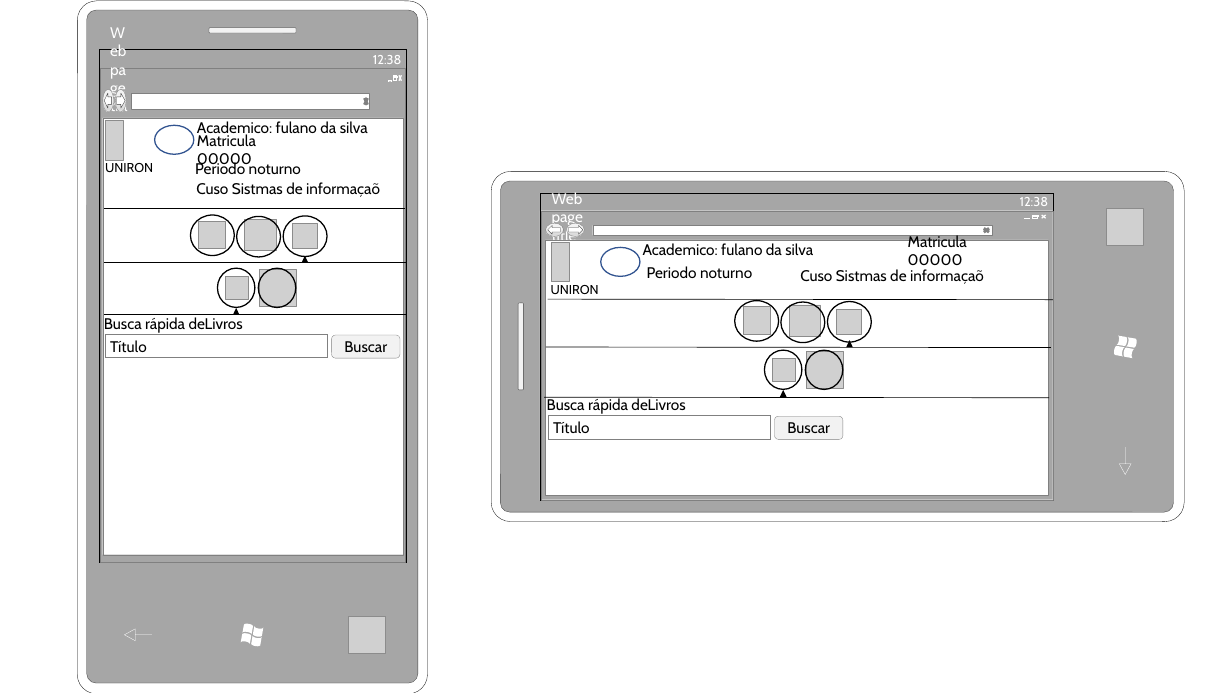
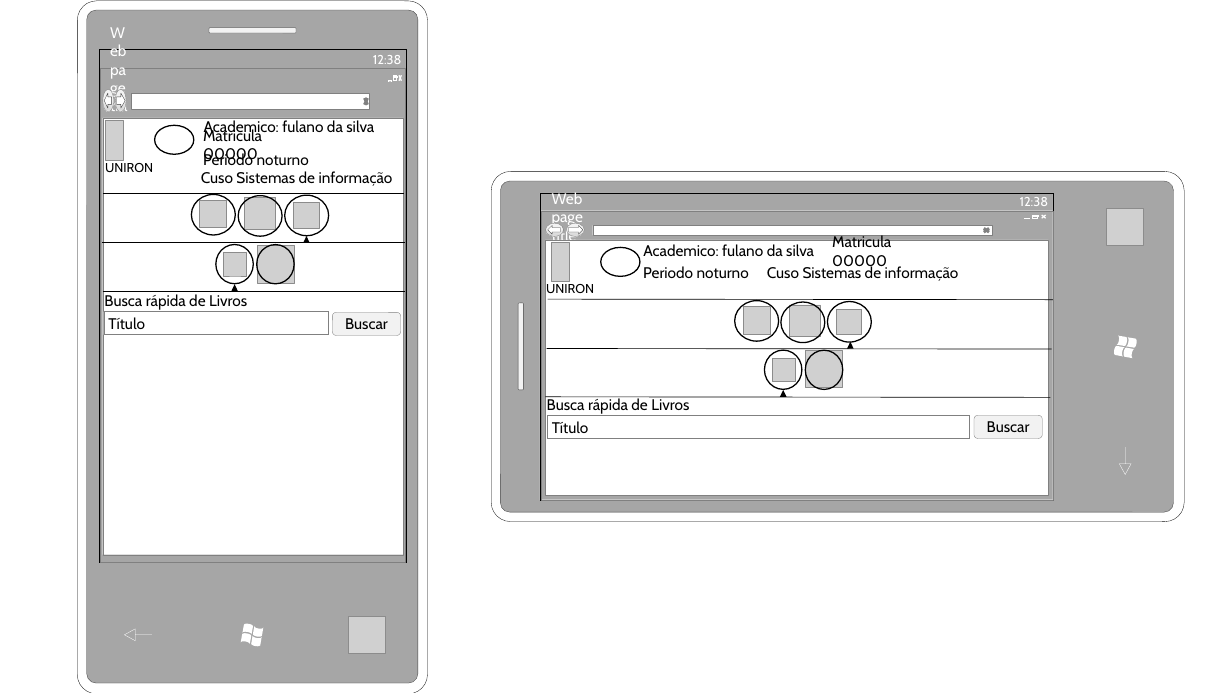
Before and after one commit to borgesmaxwill/PortalDoAlunoNovoModelo, a slide deck: slide 9 of StoryBoards/StoryBoard_RF3_AcessoAAcervo_BuscaRapida.pptx. Drawn at 1232x693 pixels with LibreOffice and Linux fonts; fonts in the diff are those of the drawing; grey boxes stand for pictures; background and template pictures are left out. Boxes give left, top, right and bottom in pixels: in the first picture for what was removed or moved away, otherwise in the second. Text is boxed around its words. In the diff, an @@ line names an element or a change of style, - is before the commit and + after.

Commit message:
RF3 Busca rapida Alustando telas

```diff
--- a/StoryBoards/StoryBoard_RF3_AcessoAAcervo_BuscaRapida.pptx
+++ b/StoryBoards/StoryBoard_RF3_AcessoAAcervo_BuscaRapida.pptx
@@ text "Academico: fulano da silva": place and size @@
-text "Academico: fulano da silva" at (197,121,368,138)
+text "Academico: fulano da silva" at (204,120,374,137)
@@ ellipse at (154,126,193,154): outline #325491 1 pt to #000000 1 pt @@
@@ text "Matricula 00000": place and size @@
-text "Matricula 00000" at (197,132,256,169)
+text "Matricula 00000" at (203,127,262,164)
@@ text "Periodo noturno": place and size @@
-text "Periodo noturno" at (195,161,301,174)
+text "Periodo noturno" at (203,152,309,165)
@@ text at (201,171,393,186): text changed @@
-Cuso Sistmas de informaçaõ
+Cuso Sistemas de informação
@@ line moved from (104, 209) - (405, 209) to (103, 193) - (404, 193) @@
@@ picture added at (200,201,226,227) @@
@@ picture added at (245,198,276,229) @@
@@ 3 ellipses, 1 triangle, 1 line: place and size @@
-3 ellipses, 1 triangle, 1 line at (104,215,407,262)
+3 ellipses, 1 triangle, 1 line at (102,194,405,243)
@@ picture added at (294,202,320,228) @@
@@ picture removed at (199,221,226,248) @@
@@ picture removed at (245,219,276,250) @@
@@ picture removed at (292,224,318,250) @@
@@ text "Matricula 00000": place and size @@
-text "Matricula 00000" at (908,233,967,270)
+text "Matricula 00000" at (832,234,891,270)
@@ picture added at (224,253,247,276) @@
@@ picture added at (258,246,295,283) @@
@@ ellipse at (601,248,640,276): outline #325491 1 pt to #000000 1 pt @@
@@ text "Periodo noturno": place and size @@
-text "Periodo noturno" at (647,266,752,278)
+text "Periodo noturno" at (643,266,749,278)
@@ text at (767,264,959,281): text changed @@
-Cuso Sistmas de informaçaõ
+Cuso Sistemas de informação
@@ 2 ellipses, 1 rounded rectangle, 1 rectangle, 1 triangle, 1 line: place and size @@
-2 ellipses, 1 rounded rectangle, 1 rectangle, 1 triangle, 1 line at (104,268,407,359)
+2 ellipses, 1 rounded rectangle, 1 rectangle, 1 triangle, 1 line at (103,245,406,335)
@@ text at (104,294,247,310): spaces changed @@
-Busca rápida deLivros
+Busca rápida de Livros
@@ picture removed at (226,276,249,299) @@
@@ picture removed at (260,270,297,307) @@
@@ text "UNIRON": place and size @@
-text "UNIRON" at (551,285,599,294)
+text "UNIRON" at (546,284,594,293)
@@ rectangle "Título": place and size @@
-rectangle "Título" at (549,416,771,439)
+rectangle "Título" at (547,416,970,439)
@@ text at (547,397,689,414): spaces changed @@
-Busca rápida deLivros
+Busca rápida de Livros
@@ rounded rectangle "Buscar": place and size @@
-rounded rectangle "Buscar" at (775,417,843,440)
+rounded rectangle "Buscar" at (974,415,1043,438)
```
Also in this commit, not shown: 7 other slides changed.
